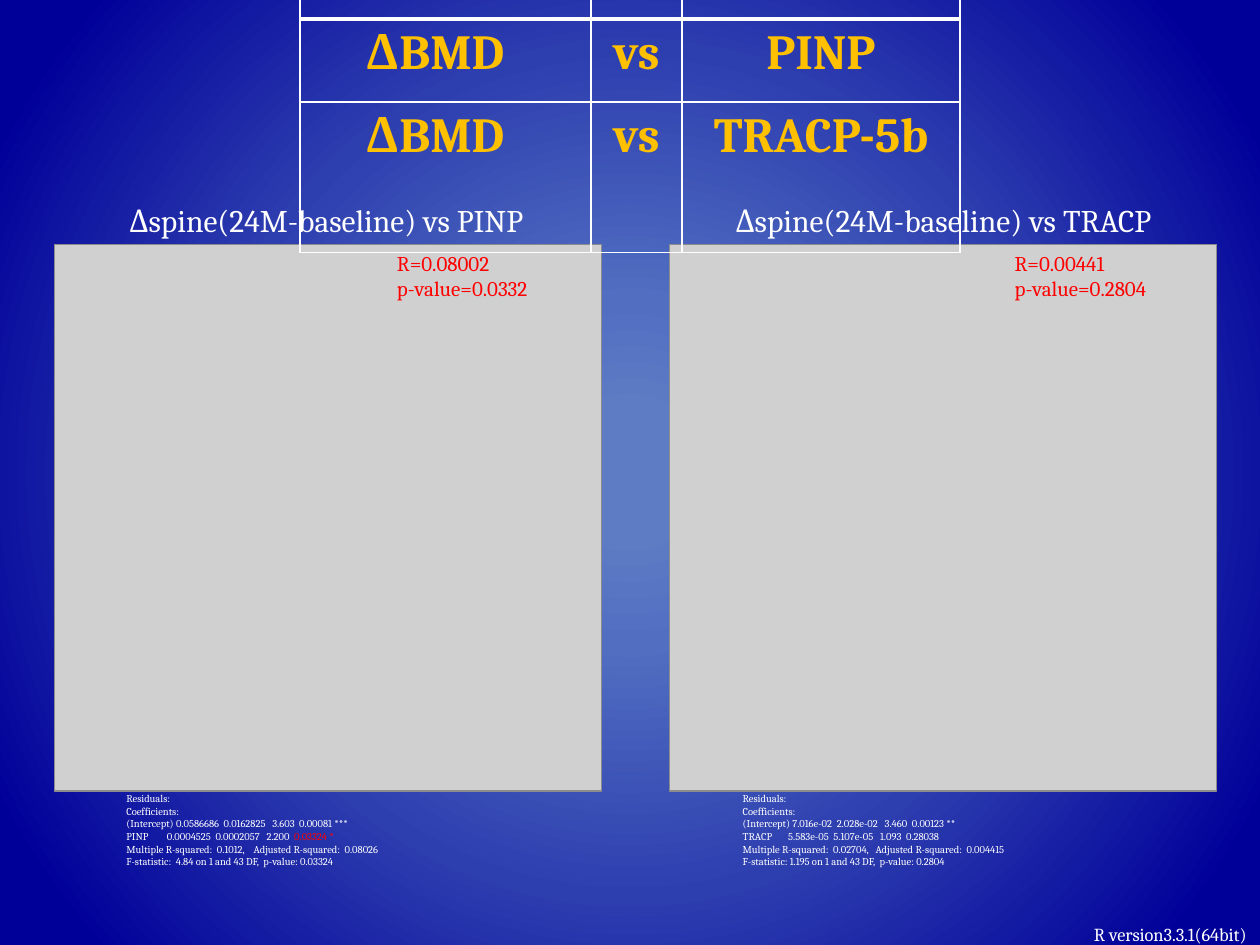
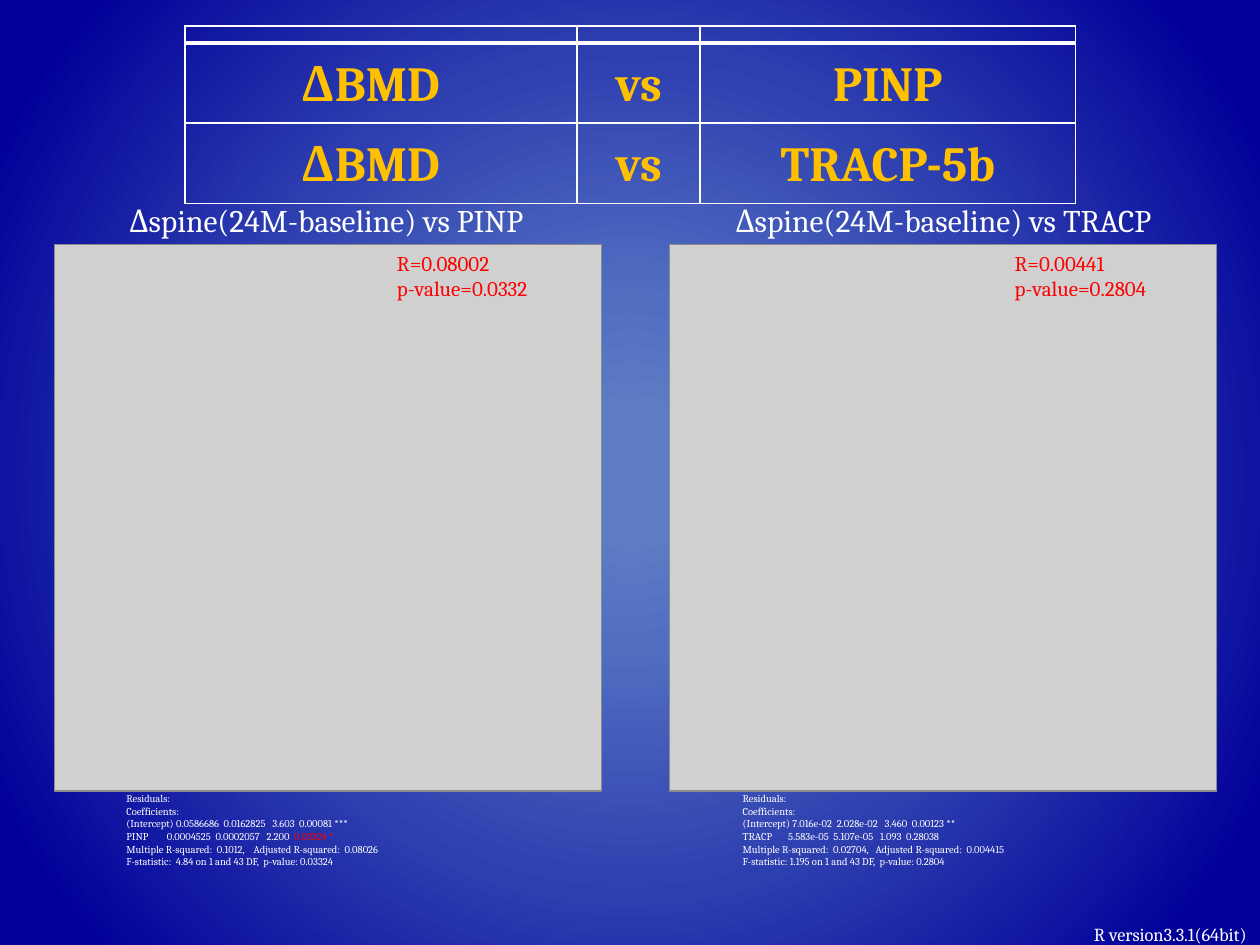
Before and after one commit to MKurisuno/strange, a slide deck: slide 40 of OsteoPorosis.odp (slide 42 before the commit). Drawn at 1260x945 pixels with LibreOffice and Linux fonts; fonts in the diff are those of the drawing; grey boxes stand for pictures. Boxes give left, top, right and bottom in pixels: in the first picture for what was removed or moved away, otherwise in the second. Text is boxed around its words. In the diff, an @@ line names an element or a change of style, - is before the commit and + after.

```diff
--- a/OsteoPorosis.odp
+++ b/OsteoPorosis.odp
@@ table at (185, 26, 1076, 186) @@
@@ line spacing 1 to 1.15 @@
@@ table: place and size @@
-table at (300, 0, 960, 252)
+table at (185, 26, 1076, 186)
```
Also in this commit, not shown: 10 other slides changed, 2 slides removed.
